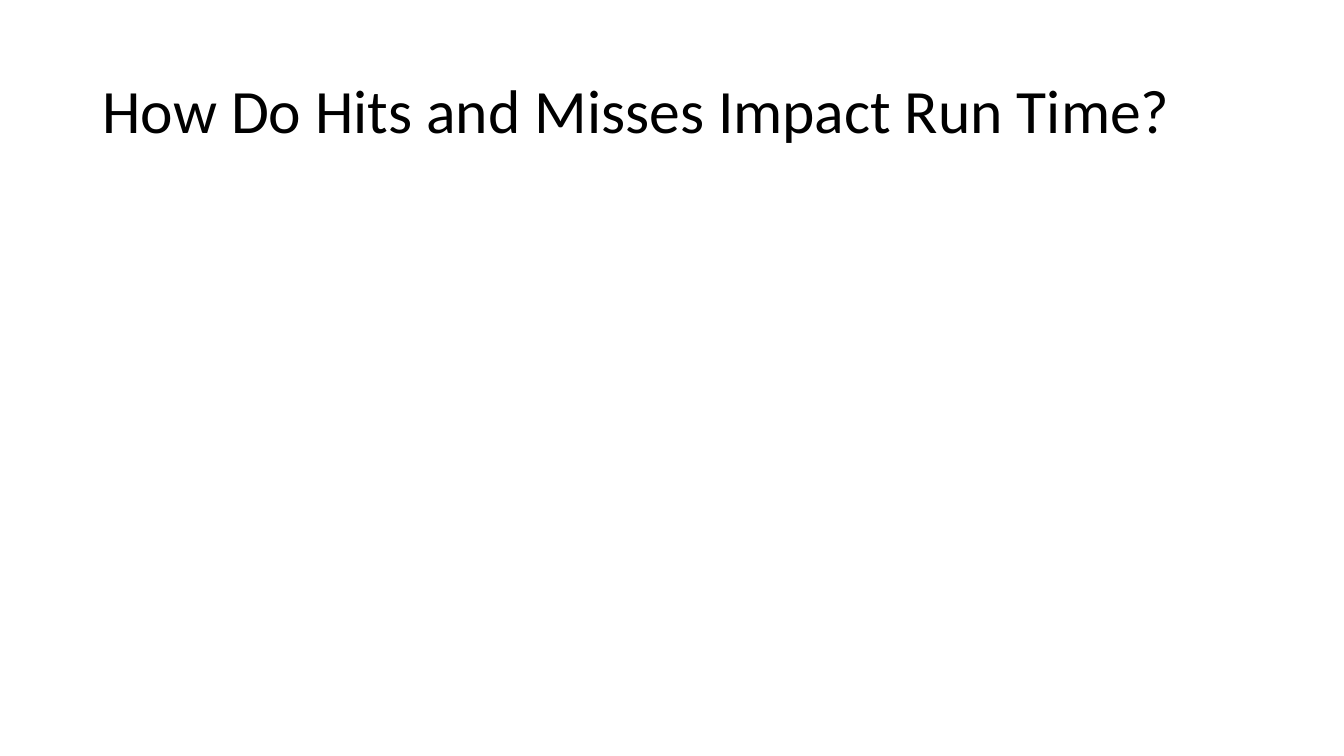
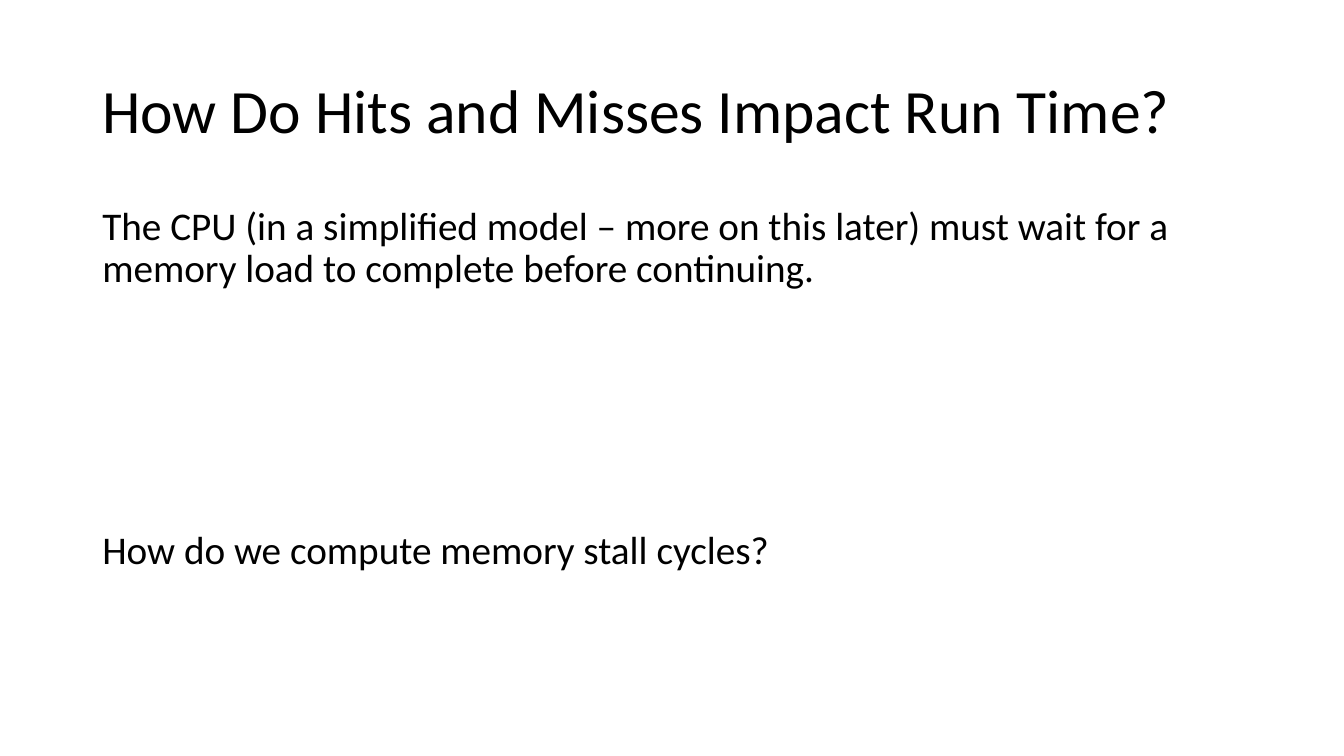
Before and after one commit to mendelsshop/icsi404, a slide deck: slide 9 of Slides/404 - 4 - Caches.pptx. Drawn at 1344x756 pixels with LibreOffice and Linux fonts; fonts in the diff are those of the drawing; grey boxes stand for pictures. Boxes give left, top, right and bottom in pixels: in the first picture for what was removed or moved away, otherwise in the second. Text is boxed around its words. In the diff, an @@ line names an element or a change of style, - is before the commit and + after.

```diff
--- a/Slides/404 - 4 - Caches.pptx
+++ b/Slides/404 - 4 - Caches.pptx
@@ text added at (x1=102, y1=211, x2=1168, y2=571), 28 pt, text #000000 @@
+The CPU (in a simplified model – more on this later) must wait for a memory load to complete before continuing.
+How do we compute memory stall cycles?
```
Also in this commit, not shown: 11 other slides changed, 3 slides added, 1 slide removed, 3 other files.
